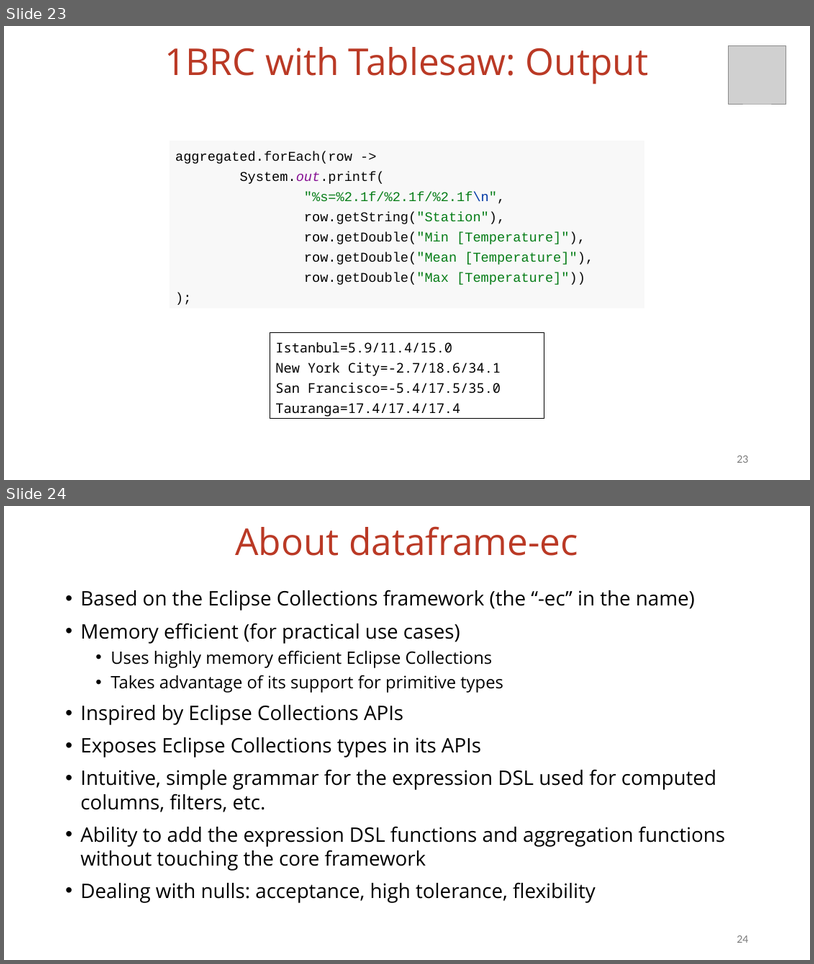
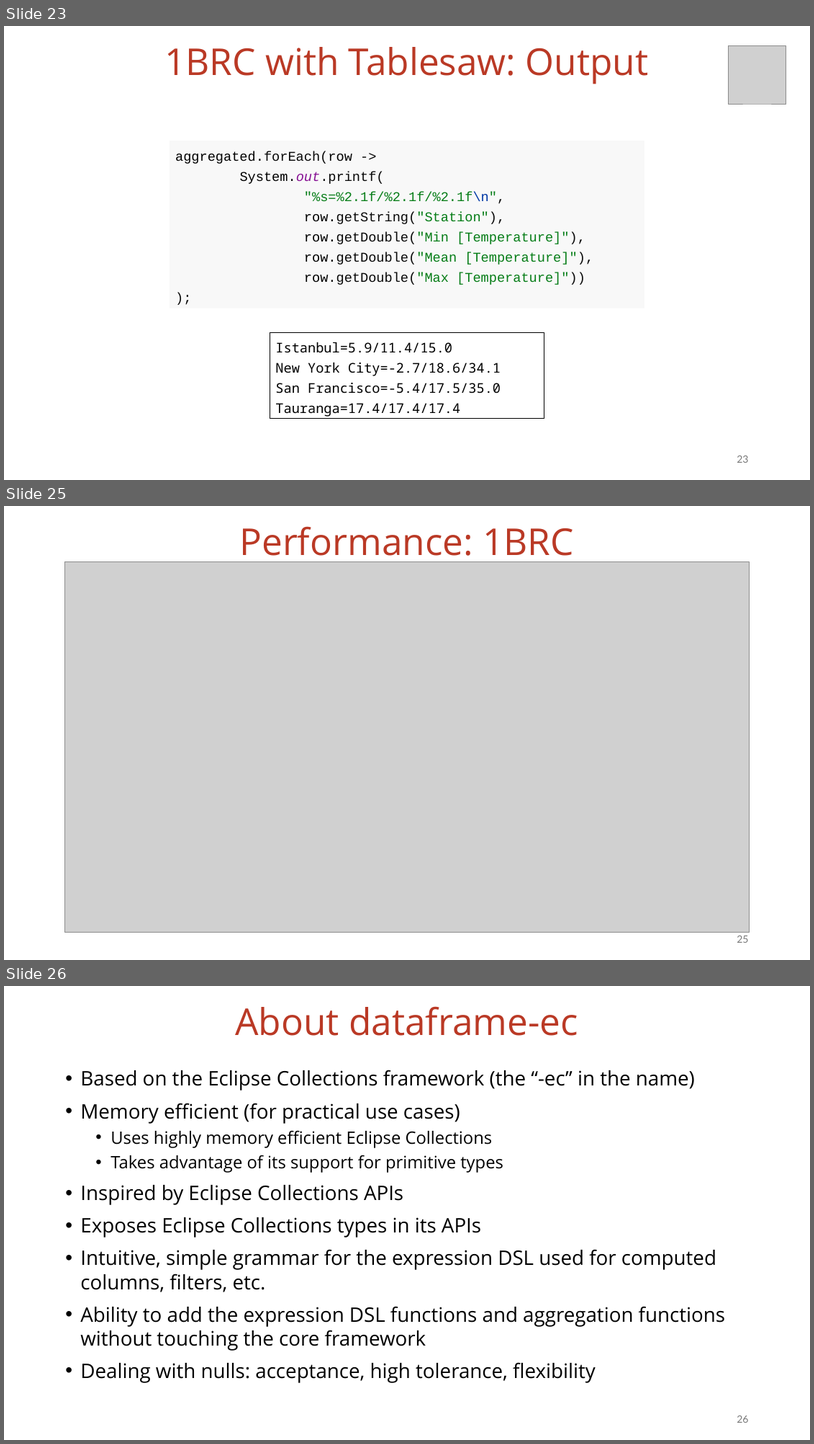
Before and after one commit to vmzakharov/missing-dataframe-talk, a slide deck: presentation/Missing_Dataframe_Long.pptx. Shown one above the other, each under a label of ours: slides 23 and 24 before the commit, slides 23, 25 and 26 after it; the slides between them are not shown. The pictures are 814x964 and 814x1444 pixels, drawn with LibreOffice and Linux fonts; fonts in the diff are those of the drawing; grey boxes stand for pictures. Boxes give left, top, right and bottom in pixels: in the first picture for what was removed or moved away, otherwise in the second. Text is boxed around its words. In the diff, an @@ line names an element or a change of style, - is before the commit and + after.

```diff
--- a/presentation/Missing_Dataframe_Long.pptx
+++ b/presentation/Missing_Dataframe_Long.pptx
@@ slide 25 added at box(4, 506, 810, 960), background #FFFFFF @@
@@ title added at box(239, 526, 574, 565), 44 pt, text #BA3925 @@
+Performance: 1BRC
@@ picture added at box(65, 561, 750, 932) @@
@@ page number added at box(737, 935, 748, 942), 12 pt, text #797979 @@
+25
@@ what was slide 24 is now slide 26 @@
@@ page number at box(737, 1415, 748, 1422): text changed @@
-24
+26
```
Also in this commit, not shown: 8 slides changed, 1 other slide added, 1 slide removed, 1 other file.
